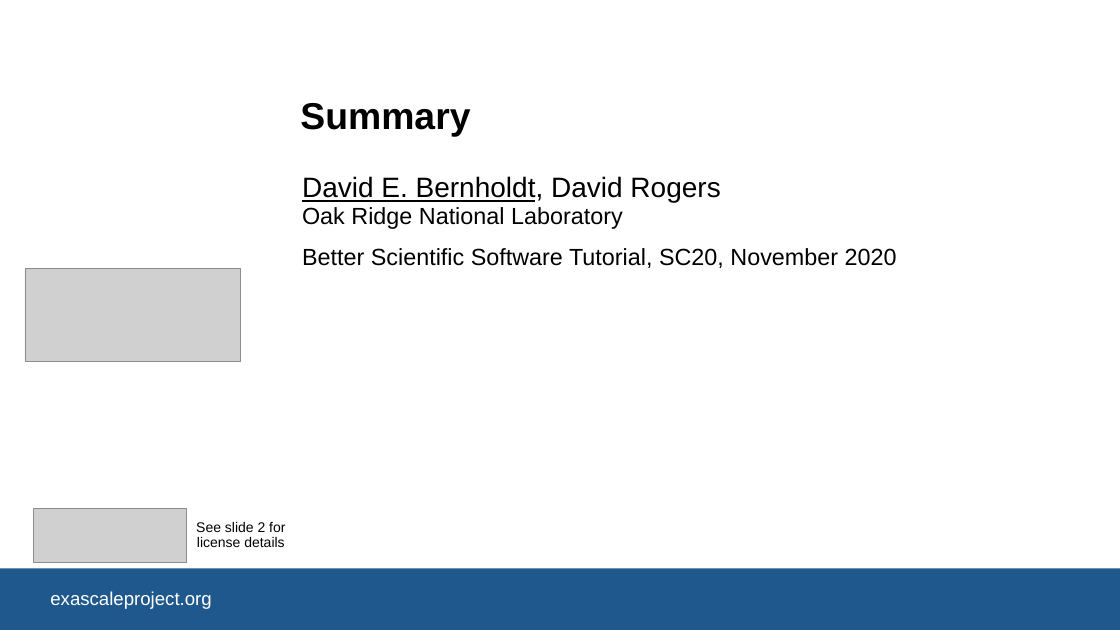
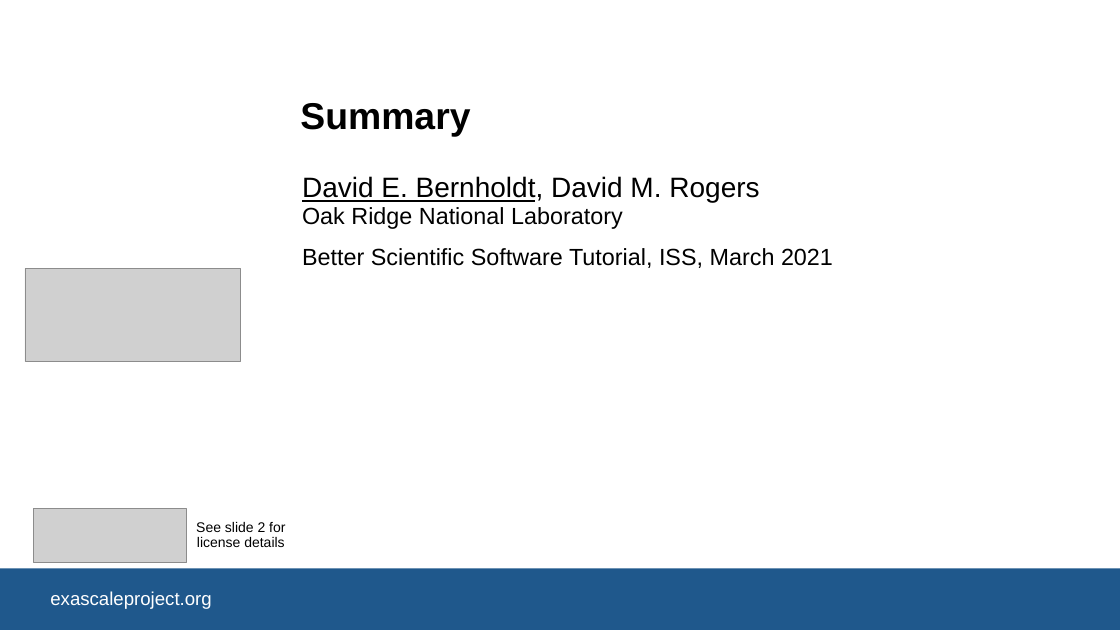
Before and after one commit to bssw-tutorial/presentations, a slide deck: slide 1 of final-presentations/2021-03-25-iss/09-summary.pptx. Drawn at 1120x630 pixels with LibreOffice and Linux fonts; fonts in the diff are those of the drawing; grey boxes stand for pictures; background and template pictures are left out. Boxes give left, top, right and bottom in pixels: in the first picture for what was removed or moved away, otherwise in the second. Text is boxed around its words. In the diff, an @@ line names an element or a change of style, - is before the commit and + after.

Commit message:
Updated David's presentations for ISS

```diff
--- a/final-presentations/2021-03-25-iss/09-summary.pptx
+++ b/final-presentations/2021-03-25-iss/09-summary.pptx
@@ subtitle at (x1=302, y1=176, x2=833, y2=268): text changed @@
-David E. Bernholdt, David Rogers
-Oak Ridge National Laboratory
-Better Scientific Software Tutorial, SC20, November 2020
+David E. Bernholdt, David M. Rogers
+Oak Ridge National Laboratory
+Better Scientific Software Tutorial, ISS, March 2021
```
Also in this commit, not shown: 3 other slides changed, 1 other file.
